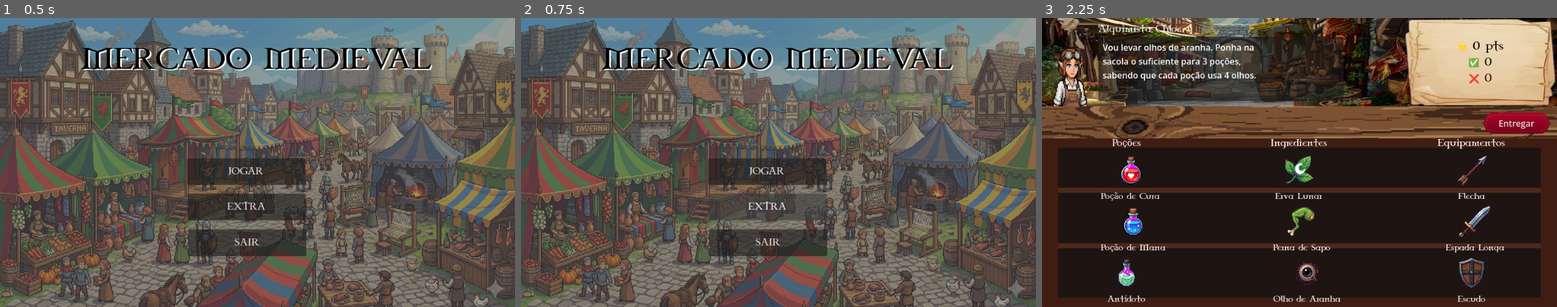
Above: before the commit, frames 1-3 (left to right).
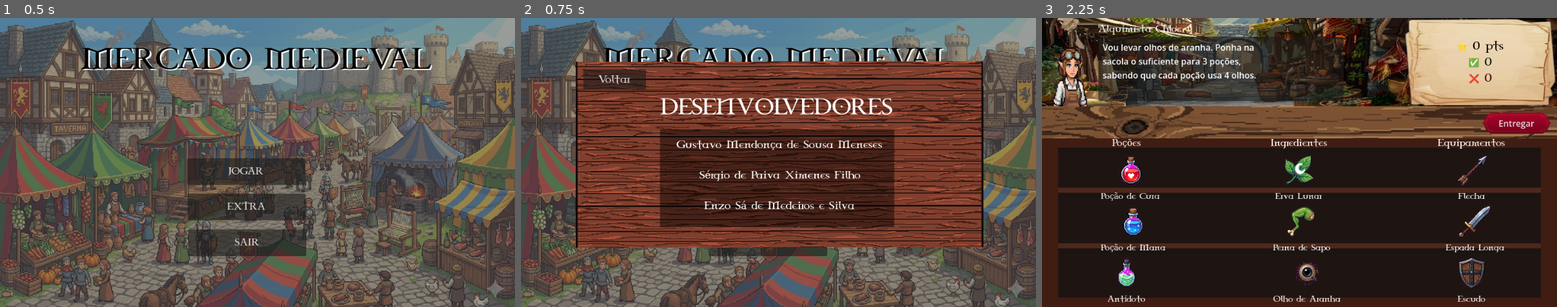
Above: after the commit, the same moments.

Repository: enzomedeiros0109/Mercado-Medieval
Game: Godot game, scene res://scenes/main_menu.tscn
Two runs of this game, one before a commit and one after it. Both use one fixed random seed, a clock stepped at 60 frames per second and the inputs below.
Inputs (mouse positions are in pixels of both pictures, inside the frame that each line leads up to):
- Up to frame 1 (0.5 s): no input
- Up to frame 2 (0.75 s): click "EXTRA" at 0.5 s
- Up to frame 3 (2.25 s): click (1134, 78) at 1.25 s, where only the run after the commit has a clickable "Voltar"; click "JOGAR" at 2 s

Frame 1 is identical in both runs. In frame 2, 49% of the frame differs, in the area x 10-90%, y 14-80%; in frame 3, nothing differs.

Commit message:
FEAT: Adiciona a tela de EXTRA e funcionalidade pro botão Extra do Menu Principal

Diff:
--- /dev/null
+++ b/button.gd
@@ -0,0 +1,5 @@
+extends Button
+
+
+func _on_pressed() -> void:
+	get_tree().quit()
--- a/scenes/background.gd
+++ /dev/null
@@ -1 +0,0 @@
-extends Area2D
--- /dev/null
+++ b/scenes/button.gd
@@ -0,0 +1,4 @@
+extends Button
+
+func _on_pressed() -> void:
+	get_parent().queue_free()
--- /dev/null
+++ b/scenes/extra.tscn
@@ -0,0 +1,74 @@
+[gd_scene format=3 uid="uid://cwjypwhvbtpox"]
+
+[ext_resource type="Texture2D" uid="uid://eurodi2mycc5" path="res://sprites/extra_background.png" id="1_4p50r"]
+[ext_resource type="FontFile" uid="uid://dv46qucdr573a" path="res://fontes/CELTG___.TTF" id="1_sw0id"]
+[ext_resource type="Script" uid="uid://7u3wmrskqlsp" path="res://scenes/button.gd" id="3_4p50r"]
+
+[node name="Extra" type="Node2D" unique_id=357209174]
+
+[node name="Background" type="Sprite2D" parent="." unique_id=764871268]
+position = Vector2(481.95947, 254.9919)
+rotation = -1.5712241
+scale = Vector2(1, 2.187873)
+texture = ExtResource("1_4p50r")
+
+[node name="Voltar_Button" type="Button" parent="." unique_id=1681502183]
+offset_left = 116.0
+offset_top = 96.0
+offset_right = 233.0
+offset_bottom = 134.0
+theme_override_fonts/font = ExtResource("1_sw0id")
+theme_override_font_sizes/font_size = 18
+text = "Voltar"
+script = ExtResource("3_4p50r")
+
+[node name="Labels" type="Node" parent="." unique_id=375259138]
+
+[node name="Title" type="Label" parent="Labels" unique_id=2049146807]
+offset_left = 260.0
+offset_top = 145.0
+offset_right = 693.0
+offset_bottom = 195.0
+theme_override_fonts/font = ExtResource("1_sw0id")
+theme_override_font_sizes/font_size = 36
+text = "DESENVOLVEDORES"
+horizontal_alignment = 1
+
+[node name="Dev1" type="Label" parent="Labels" unique_id=668073461]
+offset_left = 270.0
+offset_top = 225.0
+offset_right = 695.0
+offset_bottom = 253.0
+theme_override_fonts/font = ExtResource("1_sw0id")
+theme_override_font_sizes/font_size = 18
+text = "Gustavo Mendonça de Sousa Meneses"
+horizontal_alignment = 1
+
+[node name="Dev2" type="Label" parent="Labels" unique_id=1939472079]
+offset_left = 271.0
+offset_top = 282.0
+offset_right = 696.0
+offset_bottom = 310.0
+theme_override_fonts/font = ExtResource("1_sw0id")
+theme_override_font_sizes/font_size = 18
+text = "Sérgio de Paiva Ximenes Filho"
+horizontal_alignment = 1
+
+[node name="Dev3" type="Label" parent="Labels" unique_id=915399933]
+offset_left = 270.0
+offset_top = 339.0
+offset_right = 695.0
+offset_bottom = 367.0
+theme_override_fonts/font = ExtResource("1_sw0id")
+theme_override_font_sizes/font_size = 18
+text = "Enzo Sá de Medeiros e Silva"
+horizontal_alignment = 1
+
+[node name="Painel" type="ColorRect" parent="." unique_id=92187847]
+offset_left = 259.0
+offset_top = 208.0
+offset_right = 696.0
+offset_bottom = 391.0
+color = Color(0, 0, 0, 0.45490196)
+
+[connection signal="pressed" from="Voltar_Button" to="Voltar_Button" method="_on_pressed"]
--- /dev/null
+++ b/scenes/extra_button.gd
@@ -0,0 +1,7 @@
+extends Button
+
+const EXTRA_SCENE = preload("res://scenes/extra.tscn")
+
+func _on_pressed() -> void:
+	var extra_scene_instance = EXTRA_SCENE.instantiate()
+	get_tree().current_scene.add_child(extra_scene_instance)
--- a/scenes/main_menu.tscn
+++ b/scenes/main_menu.tscn
@@ -4,6 +4,7 @@
 [ext_resource type="Script" uid="uid://d3xqho3a6jhqh" path="res://start_button.gd" id="1_l6cm7"]
 [ext_resource type="FontFile" uid="uid://dv46qucdr573a" path="res://fontes/CELTG___.TTF" id="2_8ln24"]
 [ext_resource type="Script" uid="uid://gpe2b5qgmvxg" path="res://scripts/exit_button.gd" id="3_bqqt6"]
+[ext_resource type="Script" uid="uid://bgoksfl7coboa" path="res://scenes/extra_button.gd" id="4_8ln24"]
 
 [node name="MainMenu" type="Node2D" unique_id=312149259]
 
@@ -33,6 +34,7 @@
 offset_bottom = 378.0
 theme_override_fonts/font = ExtResource("2_8ln24")
 text = "EXTRA"
+script = ExtResource("4_8ln24")
 
 [node name="ExitButton" type="Button" parent="." unique_id=1062559686]
 offset_left = 351.0
@@ -71,4 +73,5 @@
 horizontal_alignment = 1
 
 [connection signal="pressed" from="StartButton" to="StartButton" method="_on_pressed"]
+[connection signal="pressed" from="ExtraButton" to="ExtraButton" method="_on_pressed"]
 [connection signal="pressed" from="ExitButton" to="ExitButton" method="_on_pressed"]
Not shown, added: button.gd.uid
Not shown, removed: scenes/background.gd.uid
Not shown, added: scenes/button.gd.uid
Not shown, removed: scenes/exit_button.gd.uid
Not shown, added: scenes/extra_button.gd.uid
Renamed: scenes/exit_button.gd -> scripts/voltar_button.gd
Not shown, added: scripts/voltar_button.gd.uid
Binary file added: sprites/extra_background.png
Not shown, added: sprites/extra_background.png.import
